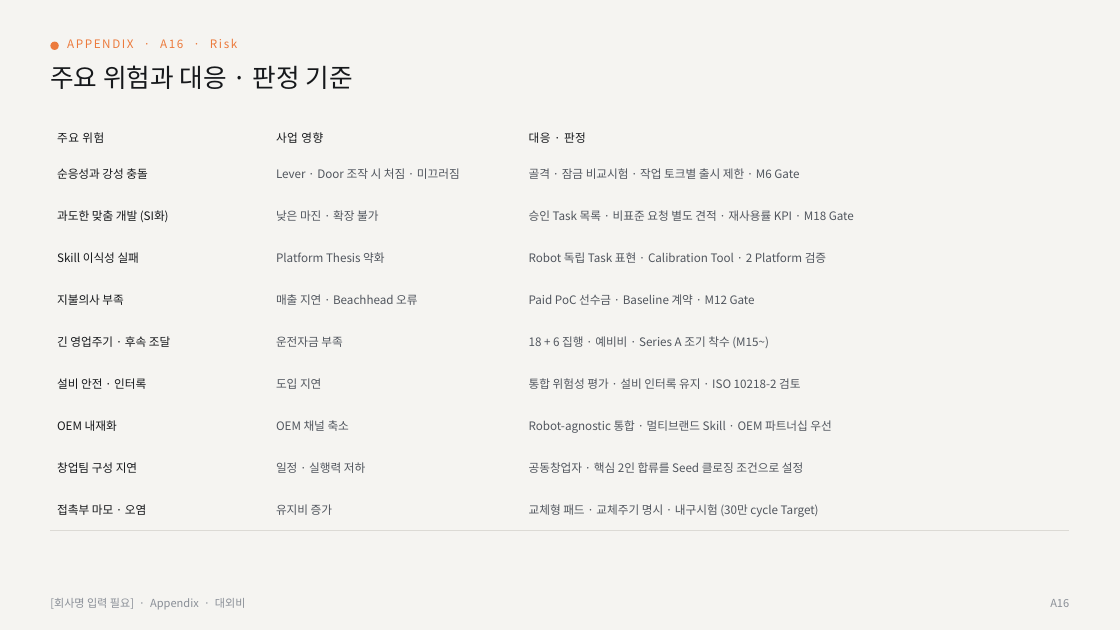
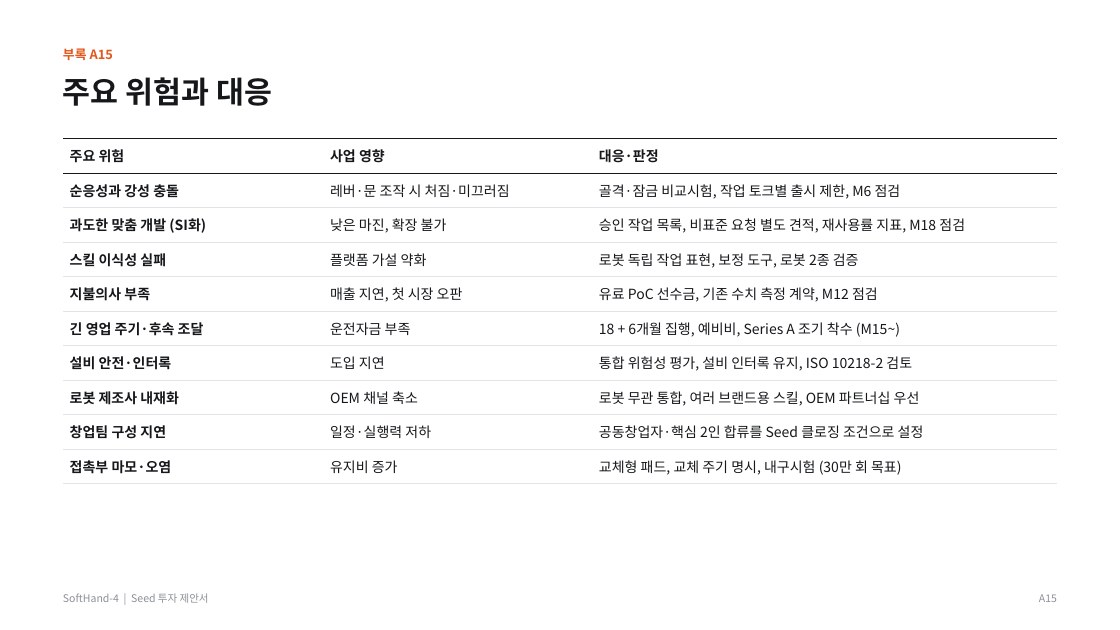
Before and after one commit to kimdonghyun2789-hash/D, a slide deck: slide 32 of SoftHand_Founding_Seed_IR_Deck_Final.pptx. Drawn at 1120x630 pixels with LibreOffice and Linux fonts; fonts in the diff are those of the drawing. Boxes give left, top, right and bottom in pixels: in the first picture for what was removed or moved away, otherwise in the second. Text is boxed around its words. In the diff, an @@ line names an element or a change of style, - is before the commit and + after.

```diff
--- a/SoftHand_Founding_Seed_IR_Deck_Final.pptx
+++ b/SoftHand_Founding_Seed_IR_Deck_Final.pptx
@@ background #F5F4F1 to #FFFFFF @@
@@ ellipse removed at (50, 41, 59, 50) @@
@@ text added at (63, 48, 113, 60), 11 pt, text #E2571B, bold @@
+부록 A15
@@ text removed at (67, 38, 237, 48) @@
-APPENDIX · A16 · Risk
@@ text at (63, 77, 272, 106): text changed; size 22 to 26 pt; text colour #16181B to #15171A; bold on @@
-주요 위험과 대응 · 판정 기준
+주요 위험과 대응
@@ table at (63, 139, 1057, 484) @@
-row 1, column 3: 대응 · 판정
+row 1, column 3: 대응·판정
-row 2, column 2: Lever · Door 조작 시 처짐 · 미끄러짐
+row 2, column 2: 레버·문 조작 시 처짐·미끄러짐
-row 2, column 3: 골격 · 잠금 비교시험 · 작업 토크별 출시 제한 · M6 Gate
+row 2, column 3: 골격·잠금 비교시험, 작업 토크별 출시 제한, M6 점검
-row 3, column 2: 낮은 마진 · 확장 불가
+row 3, column 2: 낮은 마진, 확장 불가
-row 3, column 3: 승인 Task 목록 · 비표준 요청 별도 견적 · 재사용률 KPI · M18 Gate
+row 3, column 3: 승인 작업 목록, 비표준 요청 별도 견적, 재사용률 지표, M18 점검
-row 4: Skill 이식성 실패 | Platform Thesis 약화 | Robot 독립 Task 표현 · Calibration Tool · 2 Platform 검증
+row 4: 스킬 이식성 실패 | 플랫폼 가설 약화 | 로봇 독립 작업 표현, 보정 도구, 로봇 2종 검증
-row 5, column 2: 매출 지연 · Beachhead 오류
+row 5, column 2: 매출 지연, 첫 시장 오판
-row 5, column 3: Paid PoC 선수금 · Baseline 계약 · M12 Gate
+row 5, column 3: 유료 PoC 선수금, 기존 수치 측정 계약, M12 점검
-row 6, column 1: 긴 영업주기 · 후속 조달
+row 6, column 1: 긴 영업 주기·후속 조달
-row 6, column 3: 18 + 6 집행 · 예비비 · Series A 조기 착수 (M15~)
+row 6, column 3: 18 + 6개월 집행, 예비비, Series A 조기 착수 (M15~)
-row 7, column 1: 설비 안전 · 인터록
+row 7, column 1: 설비 안전·인터록
-row 7, column 3: 통합 위험성 평가 · 설비 인터록 유지 · ISO 10218-2 검토
+row 7, column 3: 통합 위험성 평가, 설비 인터록 유지, ISO 10218-2 검토
-row 8, column 1: OEM 내재화
+row 8, column 1: 로봇 제조사 내재화
-row 8, column 3: Robot-agnostic 통합 · 멀티브랜드 Skill · OEM 파트너십 우선
+row 8, column 3: 로봇 무관 통합, 여러 브랜드용 스킬, OEM 파트너십 우선
-row 9, column 2: 일정 · 실행력 저하
+row 9, column 2: 일정·실행력 저하
-row 9, column 3: 공동창업자 · 핵심 2인 합류를 Seed 클로징 조건으로 설정
+row 9, column 3: 공동창업자·핵심 2인 합류를 Seed 클로징 조건으로 설정
-row 10, column 1: 접촉부 마모 · 오염
+row 10, column 1: 접촉부 마모·오염
-row 10, column 3: 교체형 패드 · 교체주기 명시 · 내구시험 (30만 cycle Target)
+row 10, column 3: 교체형 패드, 교체 주기 명시, 내구시험 (30만 회 목표)
@@ size 10 to 12 pt in "주요 위험", "사업 영향", "순응성과 강성 충돌", "과도한 맞춤 개발 (SI화)" and 6 more places @@
@@ text colour #16181B to #15171A, bold on in "주요 위험", "사업 영향", "순응성과 강성 충돌", "과도한 맞춤 개발 (SI화)" and 2 more places @@
@@ letter spacing 0.4 to 0 pt in "주요 위험", "사업 영향" @@
@@ text colour #51565E to #15171A in "운전자금 부족", "도입 지연", "OEM 채널 축소", "유지비 증가" @@
@@ line spacing 1.05 to 1 @@
@@ borders changed @@
@@ table: place and size @@
-table at (50, 122, 1070, 530)
+table at (63, 139, 1057, 484)
@@ text removed at (50, 598, 246, 610) @@
-[회사명 입력 필요] · Appendix · 대외비
@@ text added at (63, 593, 209, 603), 9 pt, text #8C9198 @@
+SoftHand-4 | Seed 투자 제안서
@@ text added at (1039, 594, 1057, 602), 9 pt, text #8C9198 @@
+A15
@@ text removed at (1050, 599, 1069, 607) @@
-A16
```
Also in this commit, not shown: 21 other slides changed, 11 slides added, 11 slides removed, 44 other files.
